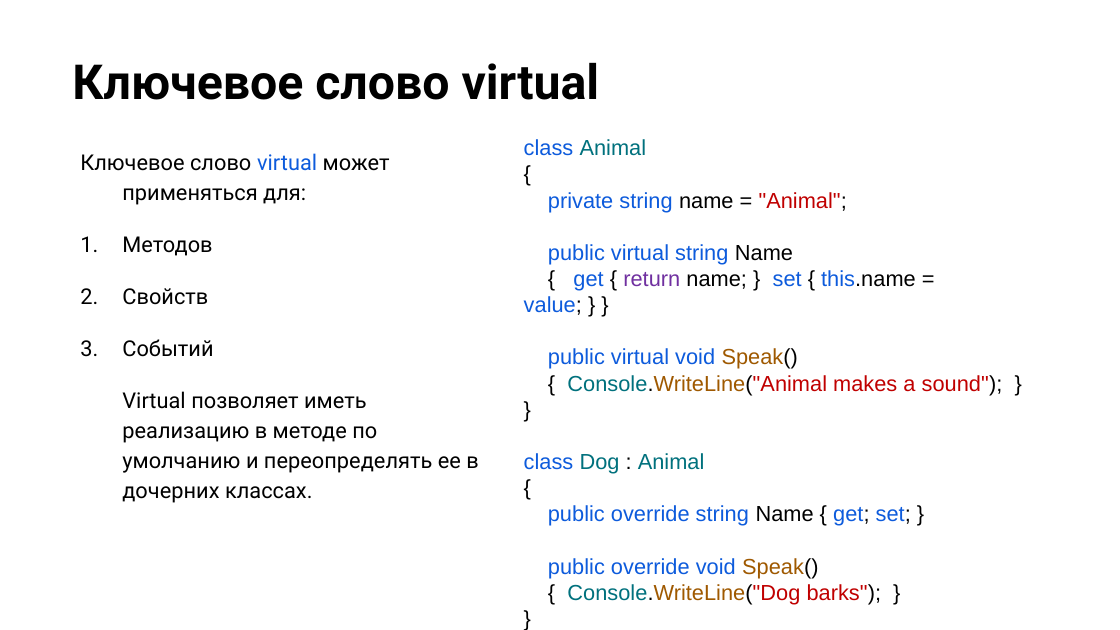
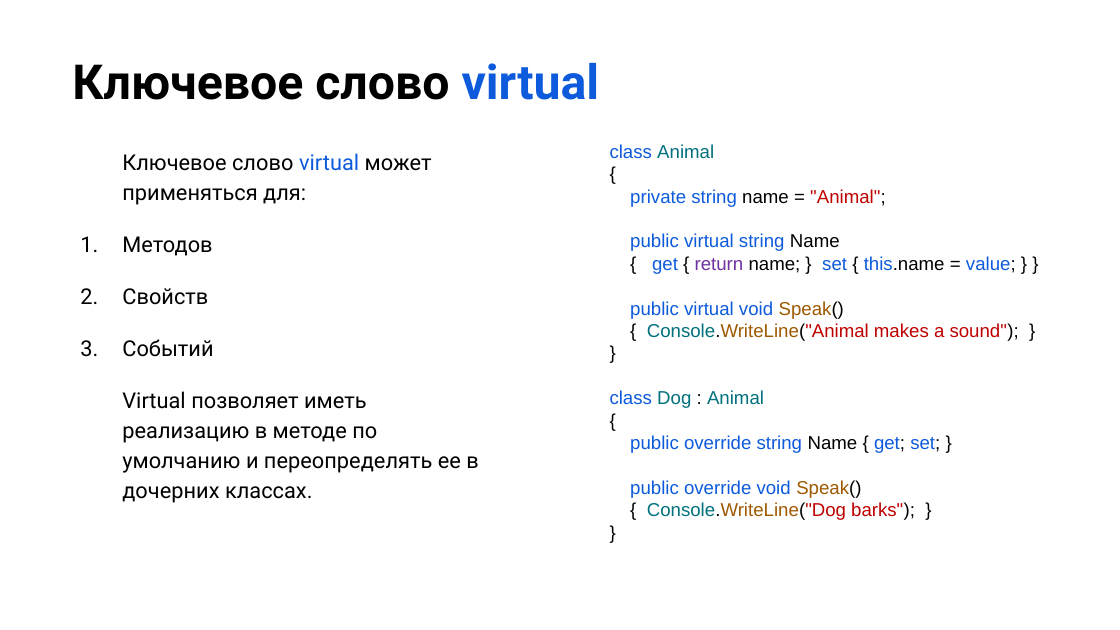
Before and after one commit to NilovPavel/OOP, a slide deck: slide 20 of ООП.pptx (slide 18 before the commit). Drawn at 1120x630 pixels with LibreOffice and Linux fonts; fonts in the diff are those of the drawing; background and template pictures are left out. Boxes give left, top, right and bottom in pixels: in the first picture for what was removed or moved away, otherwise in the second. Text is boxed around its words. In the diff, an @@ line names an element or a change of style, - is before the commit and + after.

```diff
--- a/ООП.pptx
+++ b/ООП.pptx
@@ title "Ключевое слово virtual" at (72, 62, 600, 100): text colour #000000 to #0D5BDC in "virtual" @@
@@ text "Ключевое слово virtual может применяться ..." rewrapped from (80, 153, 478, 503) to (122, 153, 478, 503) @@
@@ text "class Animal": place and size @@
-text "class Animal" at (524, 139, 1003, 605)
+text "class Animal" at (610, 144, 1019, 520)
@@ text "class Animal" at (610, 144, 1019, 520): size 14 to 12 pt @@
```
Also in this commit, not shown: 3 other slides changed, 5 slides added, 28 slides removed, 7 other files.
